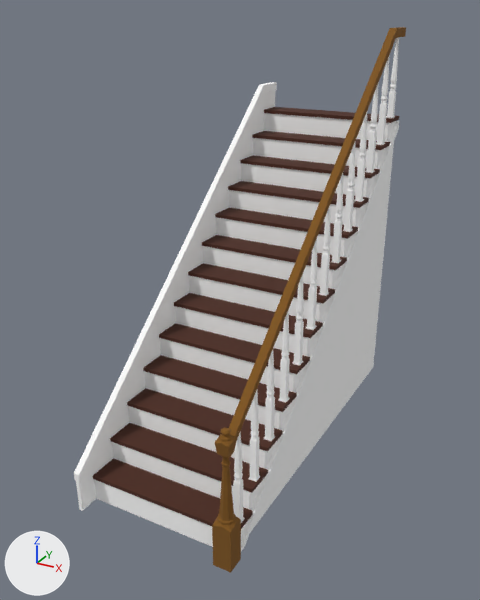
Renders of the Blender file blender/Stairs.blend from each side of a commit.
One viewpoint serves both versions: a 50 mm camera at (10.11, -13.66, 14.94) aimed at (-0.08, 4.87, 5.68). Every picture has the same lights, and +X, +Y and +Z are marked at lower left.

The scene before the commit, as lines of its bpy script (objects in view):
```python
me_node_mesh = bpy.data.meshes.new('Node-Mesh')
me_node_mesh.from_pydata(...)  # 3255 vertices, 3616 faces; spans x -2.77..2.88, y -1.19..12.5, z -0.06..14.28
# faces by material slot: [3032, 156, 428]
me_node_mesh.materials.append(mat_lambert6sg)  # white #ffffff
me_node_mesh.materials.append(mat_lambert7sg)  # brown #4b2719
me_node_mesh.materials.append(mat_lambert8sg)  # brown #7e5519
ob_node = bpy.data.objects.new('Node', me_node_mesh)
ob_node.location = (0.0, 0.0, 0.0)
```
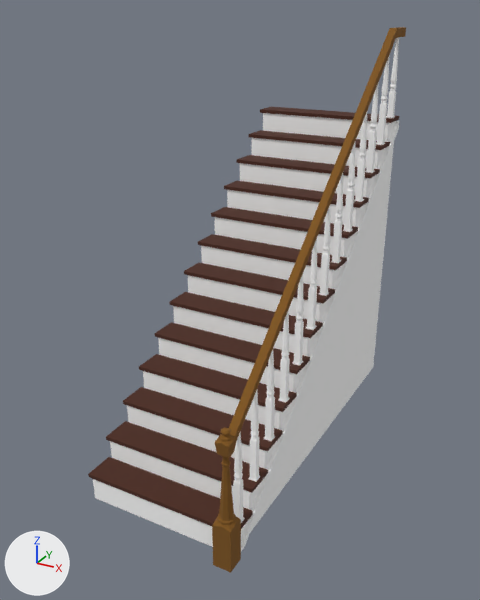
Commit message: pen + stairs old

What changed in the scene script:
```text
Change me_node_mesh:
    used by ob_node; location = (0.0, 0.0, 0.0)
    remove me_node_mesh.from_pydata(...)  # 3255 vertices, 3616 faces; spans x -2.77..2.88, y -1.19..12.5, z -0.06..14.28
    add me_node_mesh.from_pydata(...)  # 3216 vertices, 3560 faces, 2 loose edges; spans x -2.77..2.88, y -1.06..12.5, z -0.06..14.28
    me_node_mesh part 1
    39 vertices are removed from x -2.76..-2.53, y -1.19..12.49, z 0.0..12.1
    56 faces are deleted
    2 loose edges are added
```

Pixel boxes (x1, y1, x2, y2) of what changed, in the pictures (480 x 600 px):
'Node', reshaped
    before: (74, 27, 406, 573)
    after: (88, 27, 406, 573)
part 1 of me_node_mesh, cut back
    before: (74, 82, 277, 511)
